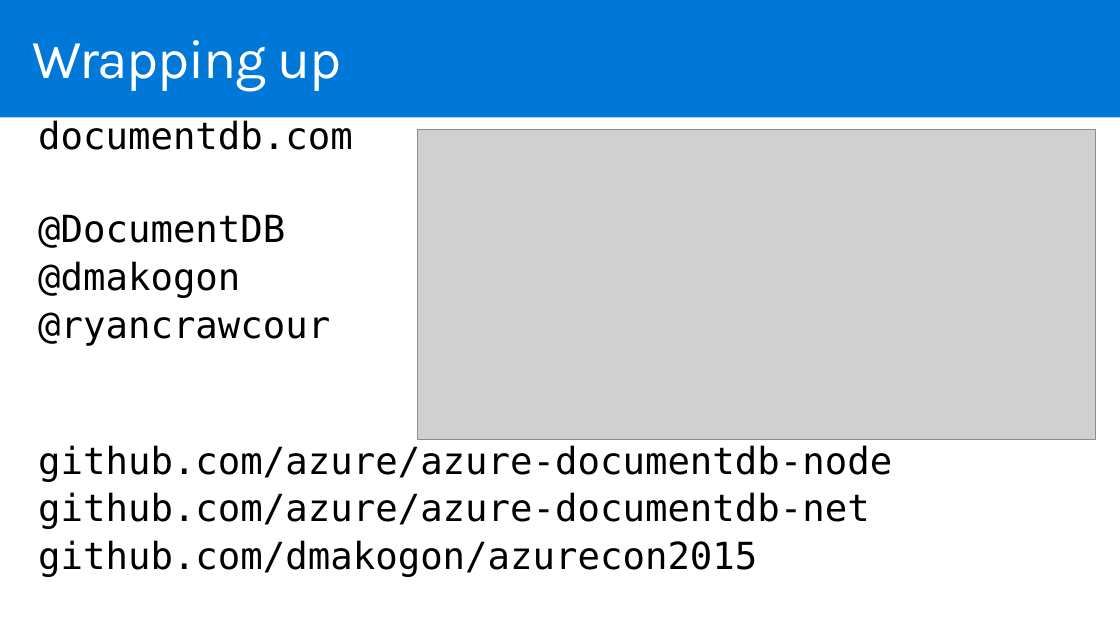
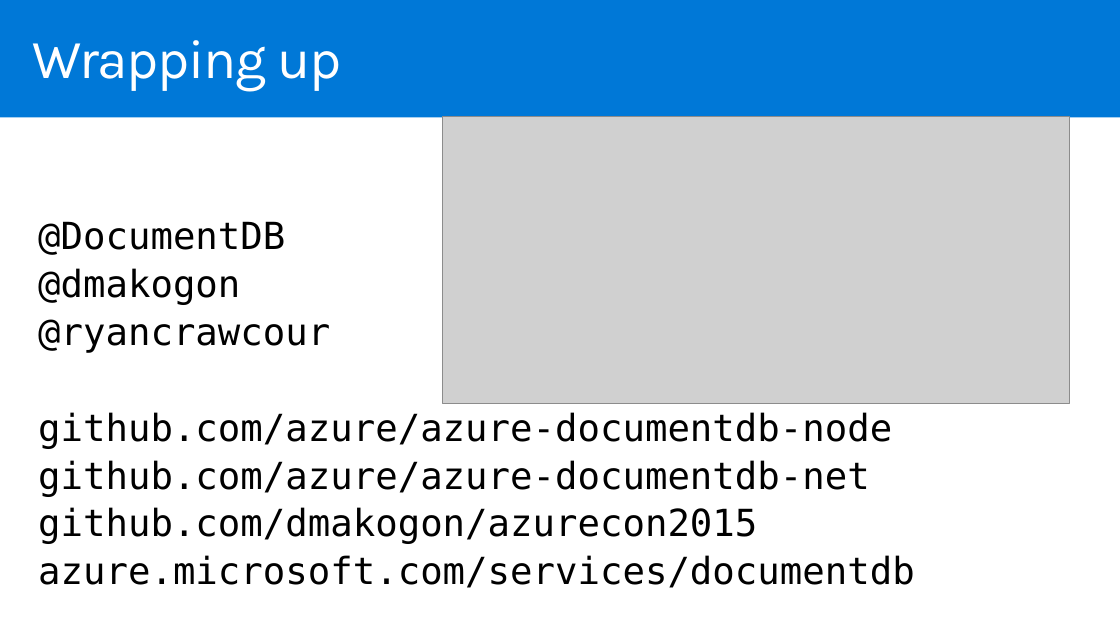
Before and after one commit to dmakogon/azurecon2015, a slide deck: slide 18 of crawcour_makogon_documentdb.pptx. Drawn at 1120x630 pixels with LibreOffice and Linux fonts; fonts in the diff are those of the drawing; grey boxes stand for pictures; background and template pictures are left out. Boxes give left, top, right and bottom in pixels: in the first picture for what was removed or moved away, otherwise in the second. Text is boxed around its words. In the diff, an @@ line names an element or a change of style, - is before the commit and + after.

```diff
--- a/crawcour_makogon_documentdb.pptx
+++ b/crawcour_makogon_documentdb.pptx
@@ picture resized from (x1=418, y1=129, x2=1096, y2=439) to (x1=443, y1=117, x2=1070, y2=403) @@
@@ text at (x1=38, y1=120, x2=353, y2=150): paragraph removed @@
-documentdb.com
@@ text at (x1=38, y1=555, x2=915, y2=588): paragraph added @@
+azure.microsoft.com/services/documentdb
```
Also in this commit, not shown: 4 other slides changed.
